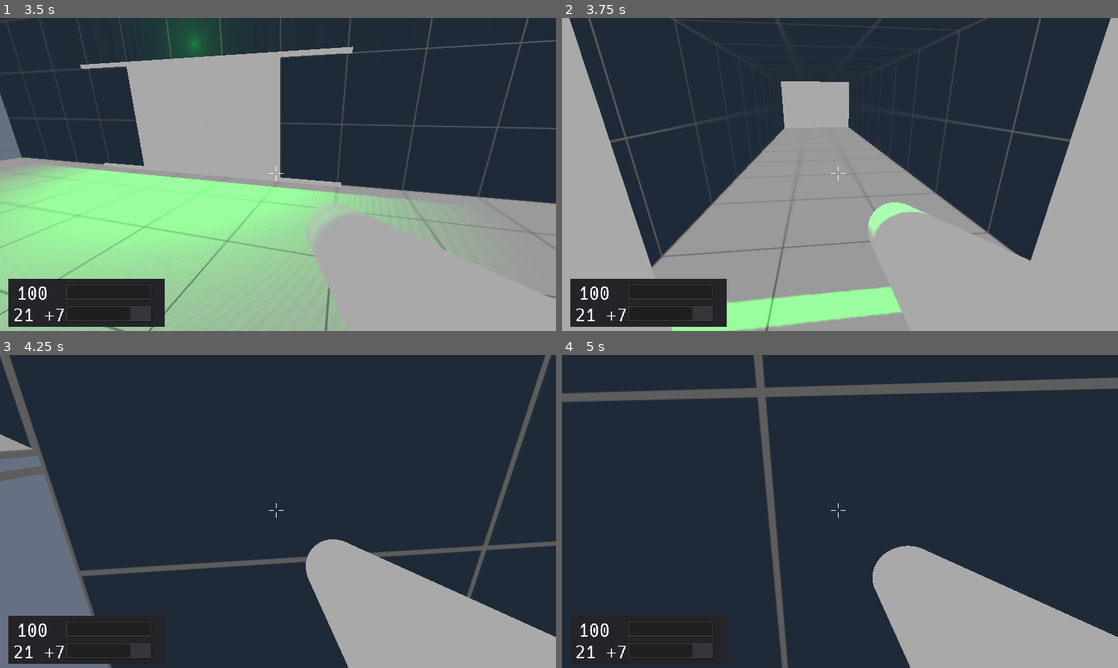
Above: before the commit, frames 1-4 (two rows, left to right).
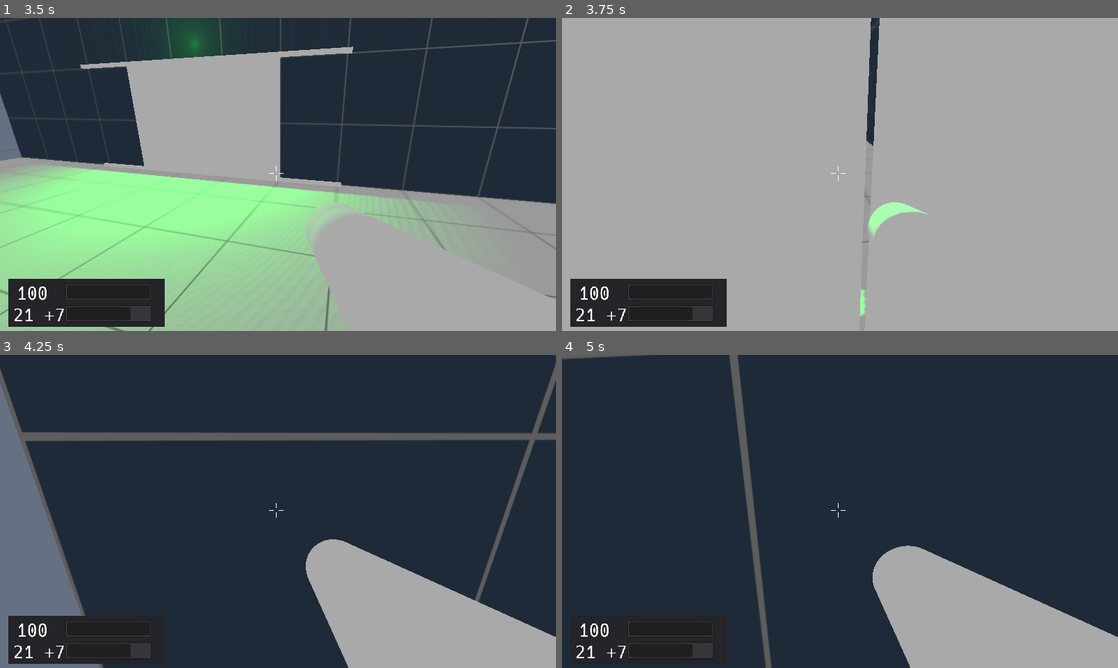
Above: after the commit, the same moments.

Repository: duckinator/keress
Game: Godot game, scene res://menus/MainMenu.tscn
The game is run twice, just before and just after one commit, with the same random seed, the same clock (stepped at 60 frames per second) and the same inputs.
Inputs (mouse positions are in pixels of both pictures, inside the frame that each line leads up to):
- Up to frame 1 (3.5 s): click "New Game" at 0.5 s; tap Enter at 1.25 s; move the mouse to (272, 180) at 1.27 s; press the mouse at (272, 180) at 1.28 s; hold W (movement_forward) from 1.28 s (still down); tap Space (movement_jump) at 1.52, 2.27 s; move the mouse to (316, 177) at 2.02 s; release the mouse at (316, 177) at 2.03 s; right-click (316, 177) at 2.1 s; move the mouse to (233, 171) at 2.77 s; tap Tab (quick_switch_item) at 2.85 s
- Up to frame 2 (3.75 s): move the mouse to (845, 174) at 3.52 s; release W (movement_forward) at 3.53 s; hold A (movement_left) from 3.53 s (still down); tap 1 at 3.6 s
- Up to frame 3 (4.25 s): keep holding A (movement_left); tap Space (movement_jump) at 3.77 s
- Up to frame 4 (5 s): move the mouse to (817, 505) at 4.27 s; release A (movement_left) at 4.28 s; hold W (movement_forward) from 4.28 s (still down); hold 2 from 4.28 s (still down); tap Space (movement_jump) at 4.52 s

Frame 1 is identical in both runs. In frame 2, 49% of the frame differs, in the area x 1-99%, y 0-100%; in frame 3, 7.8%; in frame 4, 5.8%.

Commit message:
tweak door speed

Diff:
--- a/src/environment/door/Door.gd
+++ b/src/environment/door/Door.gd
@@ -1,7 +1,7 @@
 extends Spatial
 
 # The number of seconds it takes to open or close a set of doors.
-const DOOR_OPEN_SPEED = 0.25
+const DOOR_OPEN_SPEED = 0.5
 const DOOR_CLOSE_SPEED = 2
 
 # z translations for doors when open and closed.
